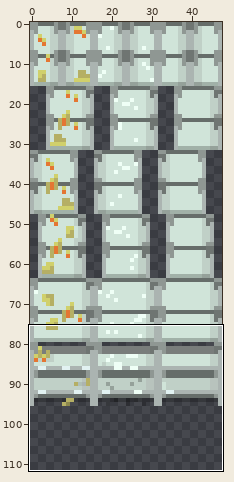
Edited in one commit: pixel-art file (godot/assets/Lager_Tileset.aseprite). The first picture is a wide view before the edit; the outline marks the close-up.
Close-up. First the earlier version:
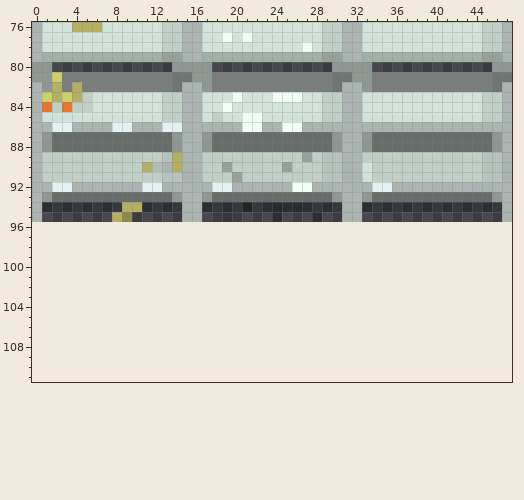
48x96 pixels, 1 frame. Colours within 5 levels of each other are drawn and written as one. Shown: x 0..47, y 76..111. The old version is drawn lined up with the new one, on the new canvas.
The same view after the edit:
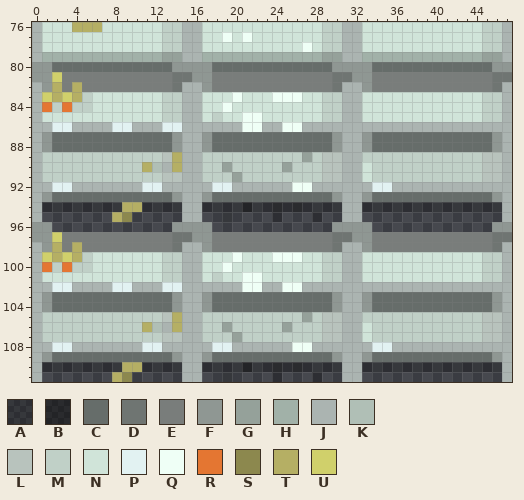
Palette (. is transparent): A #0000003a  B #00000067  C #666d6a  D #6f7572  E #797d7b  F #8f9793  G #95a19a  H #a1b1a8  J #abb4b1  K #b0bfb6  L #b8c3bd  M #c0d0c7  N #d0e4d9  P #e2f2f2  Q #effff6  R #e47632  S #8c884e  T #b5af64  U #d0d06b
Change:
canvas 48x96 -> 48x112
Colour A now appears in row 110 at x 1 to 8, 11 to 14, 17 to 20, 22 to 23, 25, 27 to 30 and 33 to 46; in row 111 at x 19, 24 and 28.
Colour B now appears in row 110 at x 21, 24 and 26.
Colour C now appears in row 80 at x 2 to 13, 18 to 29 and 34 to 45; in rows 103 to 104 at x 2 to 13, 18 to 29 and 34 to 45; in row 109 at x 2 to 13, 18 to 29 and 34 to 45.
Colour D now appears in row 97 at x 14 to 15, 30 to 31 and 46 to 47; in row 98 at x 14, 30 and 46.
Colour E now appears in row 97 at x 3 to 13, 18 to 29 and 34 to 45; in row 98 at x 3, 5 to 13, 18 to 29 and 34 to 45.
Colour F now appears in row 96 at x 0 to 1, 14 to 17, 30 to 33 and 46 to 47; in row 97 at x 0 to 1, 16 to 17 and 32 to 33; in row 98 at x 1, 17 and 33; in rows 103 to 104 at x 1, 14, 17, 30, 33 and 46; in row 109 at x 1, 14, 17, 30, 33 and 46.
Colour G now appears in row 105 at x 27; in row 106 at x 19 and 25; in row 107 at x 20.
Colour J now appears in rows 98 to 101 at x 0, 15 to 16, 31 to 32 and 47; in row 102 at x 0 to 1, 4 to 7, 10 to 12, 15 to 20, 23 to 24 and 27 to 47; in rows 103 to 105 at x 0, 15 to 16, 31 to 32 and 47; in row 106 at x 0, 13, 15 to 16, 31 to 32 and 47; in row 107 at x 0, 15 to 16, 31 to 32 and 47; in row 108 at x 0 to 1, 4 to 10, 13 to 17, 20 to 25, 28 to 33 and 36 to 47.
Colour J now appears in rows 109 to 111 at x 0, 15 to 16, 31 to 32 and 47.
Colour K now appears in row 106 at x 12.
Colour L now appears in row 105 at x 13, 29 to 30 and 45 to 46; in row 106 at x 29 to 30 and 45 to 46; in row 107 at x 13 to 14, 29 to 30 and 45 to 46.
Colour M now appears in row 99 at x 5, 13 to 14, 29 to 30 and 45 to 46; in row 100 at x 2, 4 to 5, 13 to 14, 29 to 30 and 45 to 46; in row 101 at x 13 to 14, 18, 29 to 30 and 45 to 46; in row 105 at x 1 to 12, 17 to 26, 28 and 33 to 44; in row 106 at x 1 to 10, 17 to 18, 20 to 24, 26 to 28 and 34 to 44; in row 107 at x 1 to 12, 17 to 19, 21 to 28 and 34 to 44.
Colour N now appears in row 99 at x 6 to 12, 17 to 19, 21 to 23, 27 to 28 and 33 to 44; in row 100 at x 6 to 12, 17 to 18, 20 to 28 and 33 to 44; in row 101 at x 1 to 12, 17, 19 to 20, 23 to 28 and 33 to 44; in rows 106 to 107 at x 33.
Colour P now appears in row 102 at x 2 to 3, 8 to 9 and 13 to 14; in row 108 at x 2 to 3, 11 to 12, 18 to 19 and 34 to 35.
Colour Q now appears in row 99 at x 20 and 24 to 26; in row 100 at x 19; in row 101 at x 21 to 22; in row 102 at x 21 to 22 and 25 to 26; in row 108 at x 26 to 27.
Colour R now appears in row 100 at x 1 and 3.
Colour S now appears in row 111 at x 9.
Colour T now appears in rows 98 to 99 at x 2 and 4; in row 105 at x 14; in row 106 at x 11 and 14; in row 110 at x 9 to 10; in row 111 at x 8.
Colour U now appears in row 97 at x 2; in row 99 at x 1 and 3.
Changed places in both close-ups, as pixel boxes (x1, y1, x2, y2):
added: (52, 62, 172, 72)
added: (212, 62, 332, 72)
added: (372, 62, 492, 72)
added: (32, 222, 512, 382)
